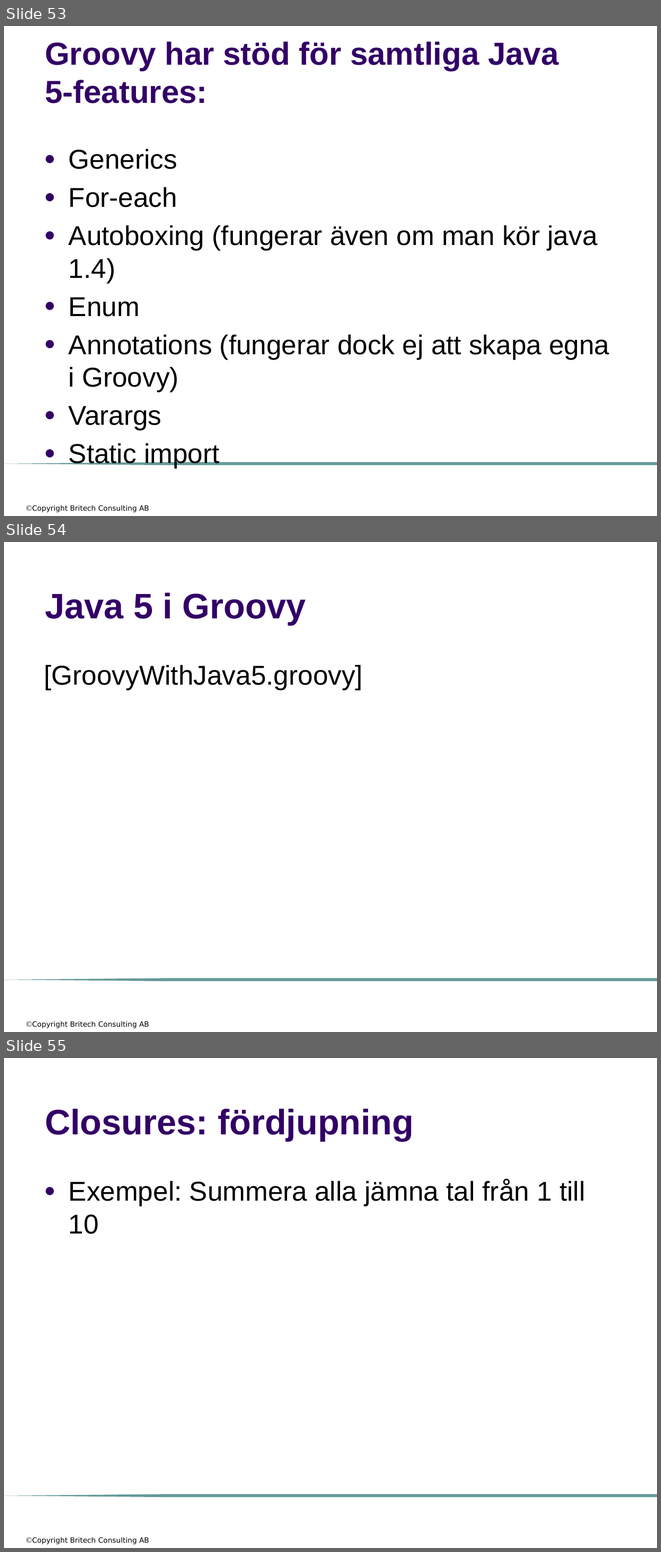
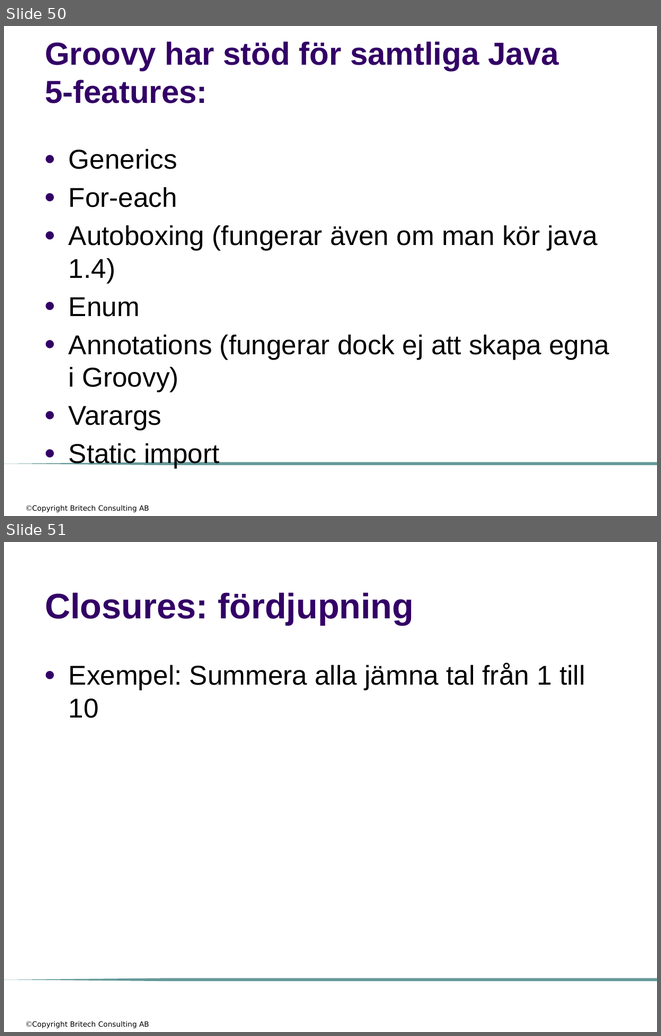
Before and after one commit to me97esn/groovyseminarium, a slide deck: groovyseminarie/dokument/groovyseminarium_source_w_logo.pptx. Shown one above the other, each under a label of ours: slides 53, 54 and 55 before the commit, slides 50 and 51 after it. The pictures are 661x1552 and 661x1036 pixels, drawn with LibreOffice and Linux fonts; fonts in the diff are those of the drawing; background and template pictures are left out. Boxes give left, top, right and bottom in pixels: in the first picture for what was removed or moved away, otherwise in the second. Text is boxed around its words. In the diff, an @@ line names an element or a change of style, - is before the commit and + after.

```diff
--- a/groovyseminarie/dokument/groovyseminarium_source_w_logo.pptx
+++ b/groovyseminarie/dokument/groovyseminarium_source_w_logo.pptx
@@ slide 54 removed at (4, 542, 657, 1032), background #FFFFFF; not listed: 2 template elements that a slide beside it also shows @@
@@ title removed at (45, 592, 306, 625) @@
-Java 5 i Groovy
@@ text removed at (44, 664, 363, 690) @@
-[GroovyWithJava5.groovy]
@@ what was slide 53 is now slide 50 @@
@@ what was slide 55 is now slide 51 @@
```
Also in this commit, not shown: 1 slide changed, 3 other slides removed, 6 other files.
